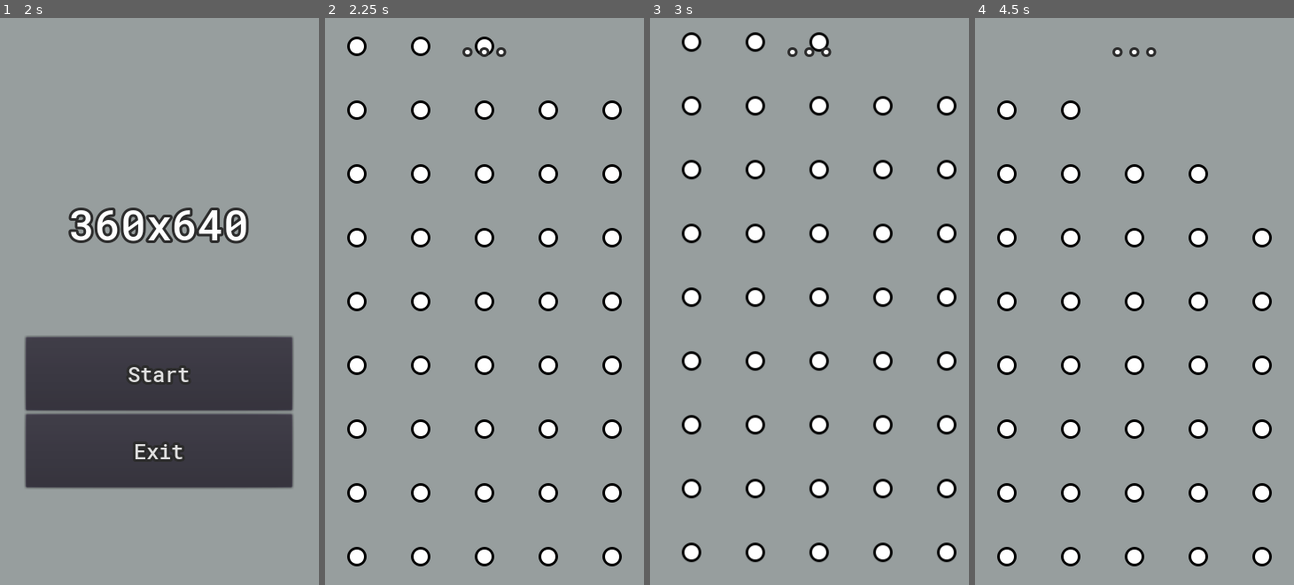
Above: before the commit, frames 1-4 (left to right).
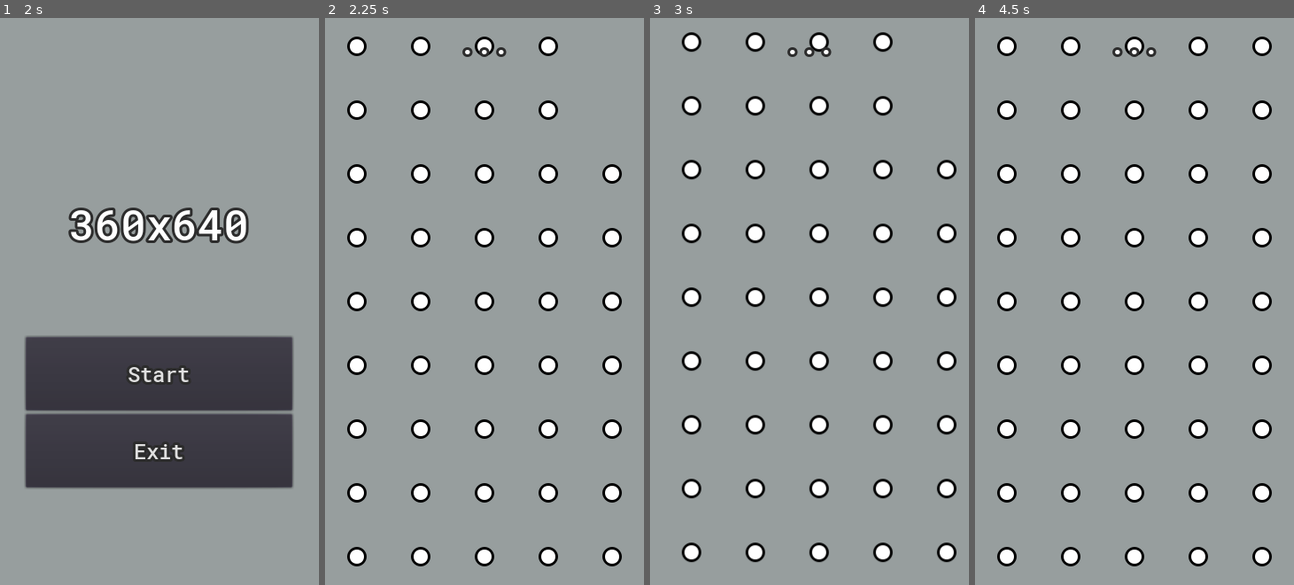
Above: after the commit, the same moments.

Repository: ikhtopod/dotzone-prototype
Game: Godot game, scene res://Maps/MainMenu.tscn
Two runs of this game, one before a commit and one after it. Both use one fixed random seed, a clock stepped at 60 frames per second and the inputs below.
Inputs (mouse positions are in pixels of both pictures, inside the frame that each line leads up to):
- Up to frame 1 (2 s): click "Start" at 0.5 s; tap Enter at 1.25 s; move the mouse to (229, 273) at 1.27 s; tap Backspace at 1.35 s; click (229, 273) at 1.42 s
- Up to frame 2 (2.25 s): click "Start" at 2 s
- Up to frame 3 (3 s): tap Space at 2.75 s; drag from (745, 329) to (809, 301) at 2.77 s
- Up to frame 4 (4.5 s): move the mouse to (1166, 176) at 3.52 s; tap Backspace at 3.6 s; click (1166, 176) at 3.67 s; click "Start" at 4.25 s

Frame 1 is identical in both runs. In frame 2, 0.3% of the frame differs, in the area x 66-94%, y 3-18%; in frame 3, 0.3%; in frame 4, 1.4%, in the area x 6-94%, y 3-30%.

Commit message:
changed

Diff:
--- a/Gameplay/Battlefield/Battlefield.gd
+++ b/Gameplay/Battlefield/Battlefield.gd
@@ -19,6 +19,7 @@
 	for child in get_children():
 		if child:
 			child.queue_free()
+
 	queue_free()
 
 
--- a/Gameplay/Battlefield/FieldCreator.gd
+++ b/Gameplay/Battlefield/FieldCreator.gd
@@ -3,7 +3,10 @@
 class_name FieldCreator
 
 
-const MAX_DOTS: int = 32
+const BASE: int = 2
+const POWER: int = 5
+var MIN_SPINE: int = pow(BASE, POWER)
+var MIN_FIELD: int = MIN_SPINE * POWER
 
 
 var m_spine: Array = [] setget ,GetSpine
@@ -31,13 +34,14 @@
 func Generate() -> void:
 	GenerateSpine()
 	GenerateField()
+	ExtraField()
 
 
 func GenerateSpine() -> void:
 	m_spine.push_back(Point.new())
 
-	for i in range(m_spine.size(), MAX_DOTS):
-		m_spine.push_back(GetNextRandomPoint(m_spine.back()))
+	for i in range(m_spine.size(), MIN_SPINE):
+		PushBackRandomPointToSpine()
 
 
 func GenerateField() -> void:
@@ -45,32 +49,44 @@
 		if not m_spine[i]:
 			continue
 
-		var pointAsVec: Vector2 = m_spine[i].ToVector2()
-		PushToFieldIfUnique(Point.new().InitVector2(pointAsVec))
+		Create21(m_spine[i].ToVector2())
 
-		PushToFieldIfUnique(Point.new().InitVector2(pointAsVec + Vector2.UP))
-		PushToFieldIfUnique(Point.new().InitVector2(pointAsVec + Vector2.UP + Vector2.LEFT))
-		PushToFieldIfUnique(Point.new().InitVector2(pointAsVec + Vector2.UP + Vector2.RIGHT))
-		PushToFieldIfUnique(Point.new().InitVector2(pointAsVec + Vector2.UP + Vector2.UP))
-		PushToFieldIfUnique(Point.new().InitVector2(pointAsVec + Vector2.UP + Vector2.UP + Vector2.LEFT))
-		PushToFieldIfUnique(Point.new().InitVector2(pointAsVec + Vector2.UP + Vector2.UP + Vector2.RIGHT))
 
-		PushToFieldIfUnique(Point.new().InitVector2(pointAsVec + Vector2.DOWN))
-		PushToFieldIfUnique(Point.new().InitVector2(pointAsVec + Vector2.DOWN + Vector2.LEFT))
-		PushToFieldIfUnique(Point.new().InitVector2(pointAsVec + Vector2.DOWN + Vector2.RIGHT))
-		PushToFieldIfUnique(Point.new().InitVector2(pointAsVec + Vector2.DOWN + Vector2.DOWN))
-		PushToFieldIfUnique(Point.new().InitVector2(pointAsVec + Vector2.DOWN + Vector2.DOWN + Vector2.LEFT))
-		PushToFieldIfUnique(Point.new().InitVector2(pointAsVec + Vector2.DOWN + Vector2.DOWN + Vector2.RIGHT))
+func ExtraField() -> void:
+	if m_field and m_field.size() >= MIN_FIELD:
+		return
 
-		PushToFieldIfUnique(Point.new().InitVector2(pointAsVec + Vector2.LEFT))
-		PushToFieldIfUnique(Point.new().InitVector2(pointAsVec + Vector2.LEFT + Vector2.LEFT))
-		PushToFieldIfUnique(Point.new().InitVector2(pointAsVec + Vector2.LEFT + Vector2.LEFT + Vector2.DOWN))
-		PushToFieldIfUnique(Point.new().InitVector2(pointAsVec + Vector2.LEFT + Vector2.LEFT + Vector2.UP))
+	while m_field.size() < MIN_FIELD:
+		PushBackRandomPointToSpine()
+		Create21(m_spine.back().ToVector2())
 
-		PushToFieldIfUnique(Point.new().InitVector2(pointAsVec + Vector2.RIGHT))
-		PushToFieldIfUnique(Point.new().InitVector2(pointAsVec + Vector2.RIGHT + Vector2.RIGHT))
-		PushToFieldIfUnique(Point.new().InitVector2(pointAsVec + Vector2.RIGHT + Vector2.RIGHT + Vector2.DOWN))
-		PushToFieldIfUnique(Point.new().InitVector2(pointAsVec + Vector2.RIGHT + Vector2.RIGHT + Vector2.UP))
+
+func Create21(pointAsVec: Vector2) -> void:
+	PushToFieldIfUnique(Point.new().InitVector2(pointAsVec))
+
+	PushToFieldIfUnique(Point.new().InitVector2(pointAsVec + Vector2.UP))
+	PushToFieldIfUnique(Point.new().InitVector2(pointAsVec + Vector2.UP + Vector2.LEFT))
+	PushToFieldIfUnique(Point.new().InitVector2(pointAsVec + Vector2.UP + Vector2.RIGHT))
+	PushToFieldIfUnique(Point.new().InitVector2(pointAsVec + Vector2.UP + Vector2.UP))
+	PushToFieldIfUnique(Point.new().InitVector2(pointAsVec + Vector2.UP + Vector2.UP + Vector2.LEFT))
+	PushToFieldIfUnique(Point.new().InitVector2(pointAsVec + Vector2.UP + Vector2.UP + Vector2.RIGHT))
+
+	PushToFieldIfUnique(Point.new().InitVector2(pointAsVec + Vector2.DOWN))
+	PushToFieldIfUnique(Point.new().InitVector2(pointAsVec + Vector2.DOWN + Vector2.LEFT))
+	PushToFieldIfUnique(Point.new().InitVector2(pointAsVec + Vector2.DOWN + Vector2.RIGHT))
+	PushToFieldIfUnique(Point.new().InitVector2(pointAsVec + Vector2.DOWN + Vector2.DOWN))
+	PushToFieldIfUnique(Point.new().InitVector2(pointAsVec + Vector2.DOWN + Vector2.DOWN + Vector2.LEFT))
+	PushToFieldIfUnique(Point.new().InitVector2(pointAsVec + Vector2.DOWN + Vector2.DOWN + Vector2.RIGHT))
+
+	PushToFieldIfUnique(Point.new().InitVector2(pointAsVec + Vector2.LEFT))
+	PushToFieldIfUnique(Point.new().InitVector2(pointAsVec + Vector2.LEFT + Vector2.LEFT))
+	PushToFieldIfUnique(Point.new().InitVector2(pointAsVec + Vector2.LEFT + Vector2.LEFT + Vector2.DOWN))
+	PushToFieldIfUnique(Point.new().InitVector2(pointAsVec + Vector2.LEFT + Vector2.LEFT + Vector2.UP))
+
+	PushToFieldIfUnique(Point.new().InitVector2(pointAsVec + Vector2.RIGHT))
+	PushToFieldIfUnique(Point.new().InitVector2(pointAsVec + Vector2.RIGHT + Vector2.RIGHT))
+	PushToFieldIfUnique(Point.new().InitVector2(pointAsVec + Vector2.RIGHT + Vector2.RIGHT + Vector2.DOWN))
+	PushToFieldIfUnique(Point.new().InitVector2(pointAsVec + Vector2.RIGHT + Vector2.RIGHT + Vector2.UP))
 
 
 func PushToFieldIfUnique(point: Point) -> void:
@@ -96,7 +112,7 @@
 	return __HasPointInArray(point, m_field);
 
 
-func GetRandomPointFromQueue() -> Point:
+func GetRandomPointFromSpine() -> Point:
 	if m_spine.empty():
 		return null
 
@@ -104,13 +120,17 @@
 
 
 func GetRandomOffset() -> int:
-	return randi() % 3 - 1
+	return randi() % 3 - 1 # random: -1, 0 or 1
+
+
+func PushBackRandomPointToSpine() -> void:
+	m_spine.push_back(GetNextRandomPoint(m_spine.back()))
 
 
 func GetNextRandomPoint(point: Point) -> Point:
 	if point:
 		while HasPointInSpine(point):
-			var rndPoint: Point = GetRandomPointFromQueue()
+			var rndPoint: Point = GetRandomPointFromSpine()
 
 			while point.Eq(rndPoint):
 				point = Point.new().InitPoint(rndPoint)
